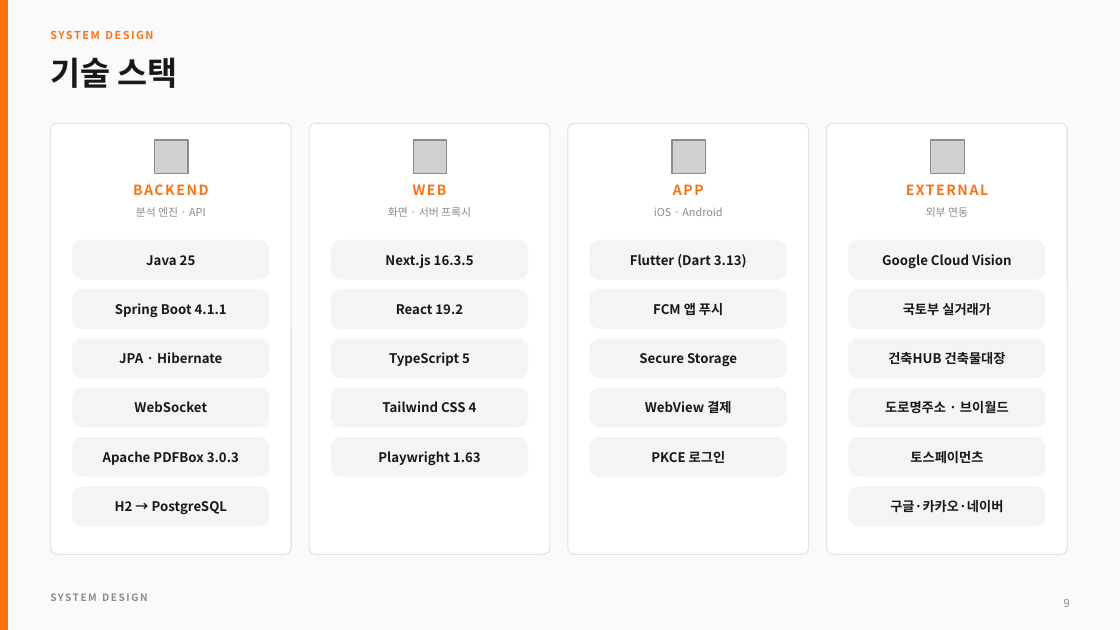
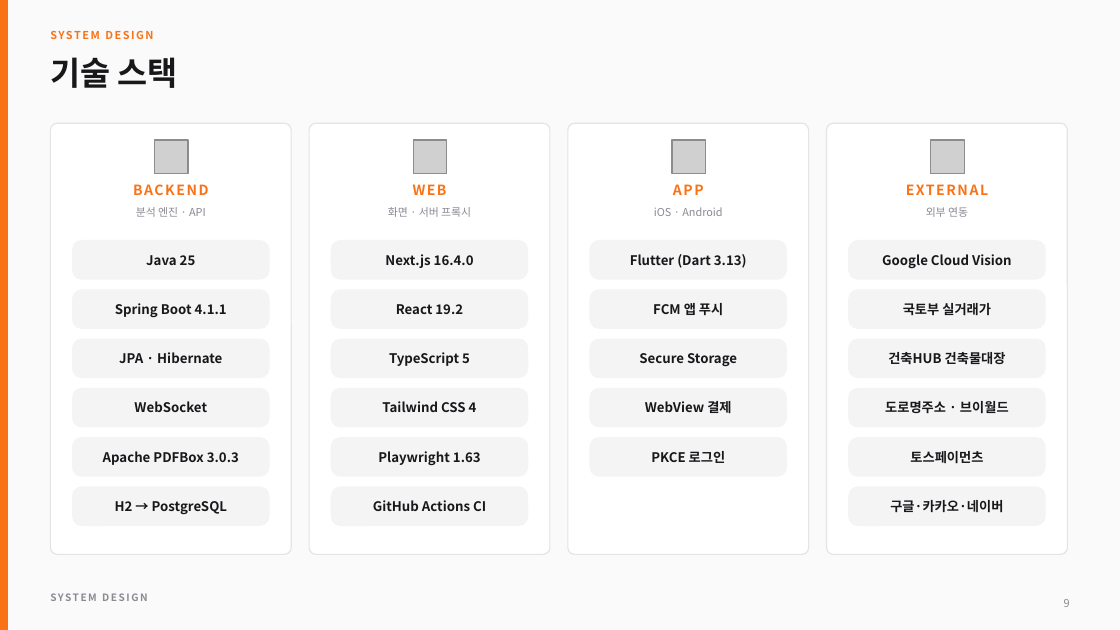
Before and after one commit to chean0830/guard-project, a slide deck: slide 9 of docs/portfolio/ProjectGuard_Portfolio.pptx. Drawn at 1120x630 pixels with LibreOffice and Linux fonts; fonts in the diff are those of the drawing; grey boxes stand for pictures. Boxes give left, top, right and bottom in pixels: in the first picture for what was removed or moved away, otherwise in the second. Text is boxed around its words. In the diff, an @@ line names an element or a change of style, - is before the commit and + after.

```diff
--- a/docs/portfolio/ProjectGuard_Portfolio.pptx
+++ b/docs/portfolio/ProjectGuard_Portfolio.pptx
@@ text at (385,254,474,268): text changed @@
-Next.js 16.3.5
+Next.js 16.4.0
@@ rounded rectangle added at (332,487,528,525), fill #F4F4F5, outline #F4F4F5 1 pt @@
@@ text added at (373,500,486,511), 8.5 pt, text #18181B, bold @@
+GitHub Actions CI
```
Also in this commit, not shown: 11 other slides changed, 1 slide added, 21 other files.
